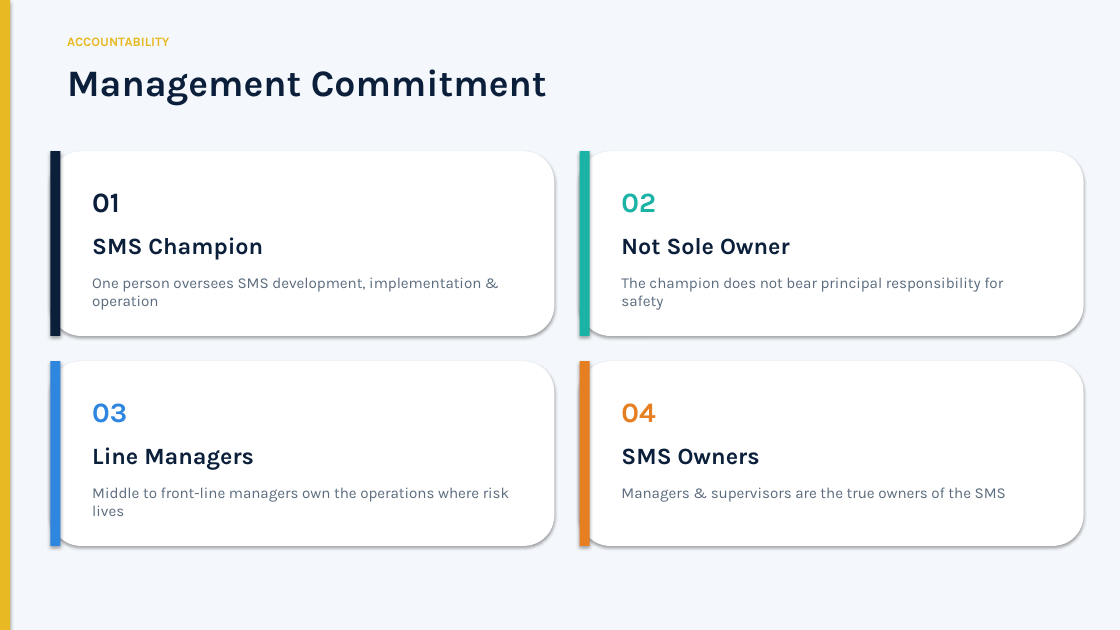
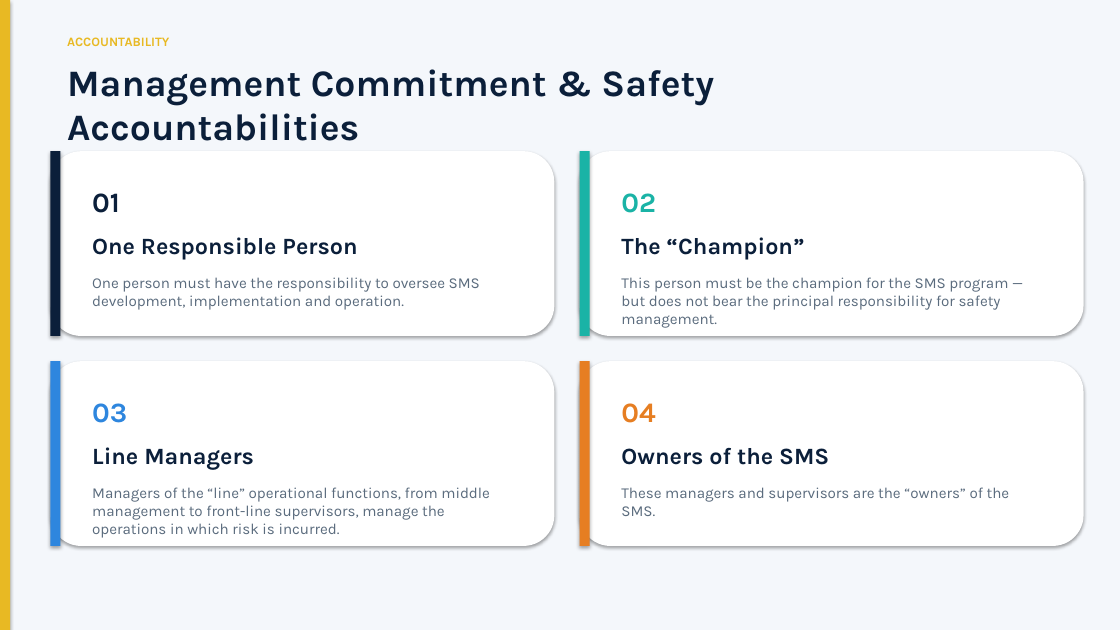
Before and after one commit to silly-beep/silly-beep, a slide deck: slide 6 of SMS_Management_Briefing.pptx. Drawn at 1120x630 pixels with LibreOffice and Linux fonts; fonts in the diff are those of the drawing. Boxes give left, top, right and bottom in pixels: in the first picture for what was removed or moved away, otherwise in the second. Text is boxed around its words. In the diff, an @@ line names an element or a change of style, - is before the commit and + after.

```diff
--- a/SMS_Management_Briefing.pptx
+++ b/SMS_Management_Briefing.pptx
@@ text at (x1=67, y1=69, x2=714, y2=141): text changed @@
-Management Commitment
+Management Commitment & Safety Accountabilities
@@ text at (x1=92, y1=237, x2=357, y2=259): text changed @@
-SMS Champion
+One Responsible Person
@@ text at (x1=621, y1=237, x2=805, y2=259): text changed @@
-Not Sole Owner
+The “Champion”
@@ text at (x1=92, y1=277, x2=480, y2=310): text changed @@
-One person oversees SMS development, implementation & operation
+One person must have the responsibility to oversee SMS development, implementation and operation.
@@ text at (x1=621, y1=277, x2=1008, y2=310): text changed @@
-The champion does not bear principal responsibility for safety
+This person must be the champion for the SMS program — but does not bear the principal responsibility for safety management.
@@ text at (x1=621, y1=448, x2=829, y2=465): text changed @@
-SMS Owners
+Owners of the SMS
@@ text at (x1=92, y1=487, x2=490, y2=538): text changed @@
-Middle to front-line managers own the operations where risk lives
+Managers of the “line” operational functions, from middle management to front-line supervisors, manage the operations in which risk is incurred.
@@ text at (x1=621, y1=487, x2=1010, y2=516): text changed @@
-Managers & supervisors are the true owners of the SMS
+These managers and supervisors are the “owners” of the SMS.
```
Also in this commit, not shown: 15 other slides changed, 1 other file.
